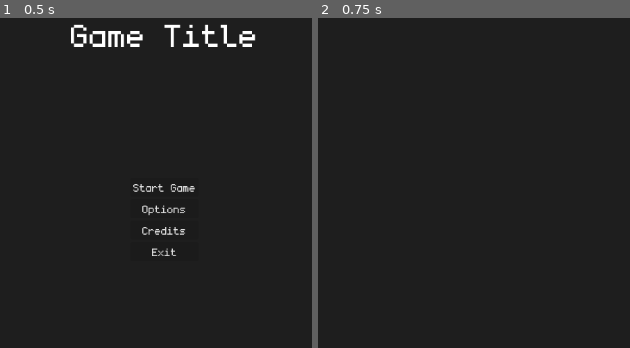
Above: before the commit, frames 1-2 (left to right).
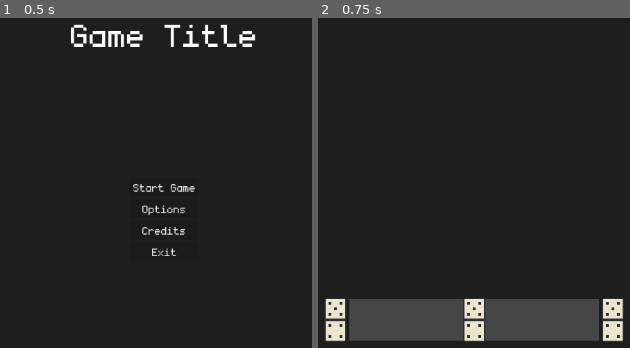
Above: after the commit, the same moments.

Repository: Juanxpeke/GD-BR2024
Game: Godot game, scene res://Core/GUI/MainMenu/main_menu.tscn
The game is run twice, just before and just after one commit, with the same random seed, the same clock (stepped at 60 frames per second) and the same inputs.
Inputs:
- Up to frame 1 (0.5 s): no input
- Up to frame 2 (0.75 s): click "Start Game" at 0.5 s

Frame 1 is identical in both runs. In frame 2, 12% of the frame differs, in the area x 2-99%, y 84-99%.

Commit message:
Added basic hand logic

Diff:
--- a/Core/Domino/domino.gd
+++ b/Core/Domino/domino.gd
@@ -5,7 +5,7 @@
 
 var grabbed : bool = false
 
-var dots : Vector2i = Vector2i(0, 0)
+var dots : Vector2i = Vector2i(-1, -1)
 
 @onready var sprite := %Sprite
 @onready var area := %Area
@@ -21,6 +21,14 @@
 func _process(delta: float) -> void:
 	if grabbed:
 		global_position = get_viewport().get_mouse_position()
+
+# Called on any input event
+func _input(event : InputEvent) -> void:
+	if event is InputEventMouseButton and event.button_index == MOUSE_BUTTON_LEFT:
+		if not event.is_pressed():
+			# Set the grabbed var as false in case the domino is being grabbed but
+			# you unclicked outside it because of moving the mouse too fast
+			grabbed = false
 
 # Called on input event within the node
 func _on_input_event(viewport : Node, event : InputEvent, shape_idx : int) -> void:
--- /dev/null
+++ b/Core/Hand/domino_layout_area.gd
@@ -0,0 +1,32 @@
+class_name DominoLayoutArea
+extends Area2D
+
+const AREA_SIZE : Vector2 = Vector2(200, 200)
+
+var time : float = 0.0
+
+@onready var collision_shape : CollisionShape2D = %CollisionShape
+
+# Called when the node enters the scene tree for the first time
+func _ready() -> void:
+	collision_shape.shape.size = AREA_SIZE
+	area_entered.connect(_on_body_entered)
+	area_exited.connect(_on_body_exited)
+
+func _process(delta: float) -> void:
+	time += delta
+
+# Called on body entered
+func _on_body_entered(body : Area2D) -> void:
+	if body.get_parent() is Domino and body.get_parent().grabbed and time > 2.0:
+		print('Domino entered in area: ', get_index())
+		if body.global_position.x <= global_position.x:
+			get_parent().get_parent().include_domino_to_layout(get_index(), body.get_parent())
+		else:
+			get_parent().get_parent().include_domino_to_layout(get_index() + 1, body.get_parent())
+
+# Called on body exited
+func _on_body_exited(body : Area2D) -> void:
+	if body.get_parent() is Domino and body.get_parent().grabbed and time > 2.0:
+		print('Domino exited in area: ', get_index())
+		get_parent().get_parent().extract_domino_from_layout(get_index())
--- /dev/null
+++ b/Core/Hand/domino_layout_area.tscn
@@ -0,0 +1,12 @@
+[gd_scene load_steps=3 format=3 uid="uid://csk8j1wokq1es"]
+
+[ext_resource type="Script" path="res://Core/Hand/domino_layout_area.gd" id="1_6a10y"]
+
+[sub_resource type="RectangleShape2D" id="RectangleShape2D_1pdii"]
+
+[node name="DominoLayoutArea" type="Area2D"]
+script = ExtResource("1_6a10y")
+
+[node name="CollisionShape" type="CollisionShape2D" parent="."]
+unique_name_in_owner = true
+shape = SubResource("RectangleShape2D_1pdii")
--- /dev/null
+++ b/Core/Hand/hand.gd
@@ -0,0 +1,75 @@
+class_name Hand
+extends Node2D
+
+@export var domino_layout_area_scene : PackedScene
+
+var dominoes_layout : Array[Domino] = []
+
+@onready var border := %Border
+@onready var dominoes := %Dominoes
+@onready var dominoes_layout_areas := %DominoesLayoutAreas
+
+# Private
+
+# Called when the node enters the scene tree for the first time
+func _ready() -> void:
+	var xd_scene = load("res://Core/Domino/domino.tscn")
+	for i in 3:
+		var xd : Domino = xd_scene.instantiate()
+		add_domino(xd)
+
+# Called every frame. 'delta' is the elapsed time since the previous frame
+func _process(delta : float) -> void:
+	pass
+
+# Updates the dominoes layout
+func _update_dominoes_layout() -> void:
+	for do in dominoes_layout_areas.get_children():
+		do.time = 0.0
+
+	var dominoes_layout_centers : Array[Vector2] = []
+	var initial_x_offset = DominoLayoutArea.AREA_SIZE.x * (1 - dominoes_layout.size()) / 2
+
+	for i in range(dominoes_layout.size()):
+		var offset = Vector2(initial_x_offset + i * DominoLayoutArea.AREA_SIZE.x, 0)
+		dominoes_layout_centers.append(global_position + offset)
+
+	for i in range(dominoes_layout_centers.size()):
+		if i < dominoes_layout_areas.get_child_count():
+			dominoes_layout_areas.get_child(i).global_position = dominoes_layout_centers[i]
+		else:
+			var domino_layout_area = domino_layout_area_scene.instantiate()
+			dominoes_layout_areas.add_child(domino_layout_area)
+			domino_layout_area.global_position = dominoes_layout_centers[i]
+
+	if dominoes_layout_areas.get_child_count() > dominoes_layout_centers.size():
+		var count_diff = dominoes_layout_areas.get_child_count() - dominoes_layout_centers.size()
+		for i in range(count_diff):
+			# ALERT: Possible error
+			dominoes_layout_areas.get_child(dominoes_layout_centers.size() + i).queue_free()
+
+
+	for i in range(dominoes_layout.size()):
+		# TODO: Change this to support animations
+		dominoes_layout[i].global_position = dominoes_layout_areas.get_child(i).global_position
+
+# Public
+
+# Adds a domino to the hand
+func add_domino(domino : Domino) -> void:
+	dominoes.add_child(domino)
+	include_domino_to_layout(dominoes_layout.size() / 2, domino)
+
+# Moves the dominoes
+func move_dominoes() -> void:
+	pass
+
+# Extracts a domino from the hand layout
+func extract_domino_from_layout(layout_idx : int) -> void:
+	dominoes_layout.remove_at(layout_idx)
+	_update_dominoes_layout()
+
+# Includes a domino in the hand layout
+func include_domino_to_layout(layout_idx : int, domino : Domino) -> void:
+	dominoes_layout.insert(layout_idx, domino)
+	_update_dominoes_layout()
--- /dev/null
+++ b/Core/Hand/hand.tscn
@@ -0,0 +1,20 @@
+[gd_scene load_steps=3 format=3 uid="uid://blhlb0sx0g14t"]
+
+[ext_resource type="Script" path="res://Core/Hand/hand.gd" id="1_b8gfl"]
+[ext_resource type="PackedScene" uid="uid://csk8j1wokq1es" path="res://Core/Hand/domino_layout_area.tscn" id="2_22el5"]
+
+[node name="Hand" type="Node2D"]
+script = ExtResource("1_b8gfl")
+domino_layout_area_scene = ExtResource("2_22el5")
+
+[node name="Border" type="Polygon2D" parent="."]
+unique_name_in_owner = true
+position = Vector2(0, 30)
+color = Color(1, 1, 1, 0.180392)
+polygon = PackedVector2Array(180, 0, 180, -60, -180, -60, -180, 0)
+
+[node name="Dominoes" type="Node2D" parent="."]
+unique_name_in_owner = true
+
+[node name="DominoesLayoutAreas" type="Node2D" parent="."]
+unique_name_in_owner = true
--- a/Core/Match/match.tscn
+++ b/Core/Match/match.tscn
@@ -1,6 +1,10 @@
-[gd_scene load_steps=2 format=3 uid="uid://jqq8ueul6hen"]
+[gd_scene load_steps=3 format=3 uid="uid://jqq8ueul6hen"]
 
 [ext_resource type="Script" path="res://Core/Match/match.gd" id="1_gvxcp"]
+[ext_resource type="PackedScene" uid="uid://blhlb0sx0g14t" path="res://Core/Hand/hand.tscn" id="2_pi3ny"]
 
 [node name="Match" type="Node2D"]
 script = ExtResource("1_gvxcp")
+
+[node name="Hand" parent="." instance=ExtResource("2_pi3ny")]
+position = Vector2(564, 606)
Not shown: 1 places in Core/Domino/domino.tscn that only renumber resources
